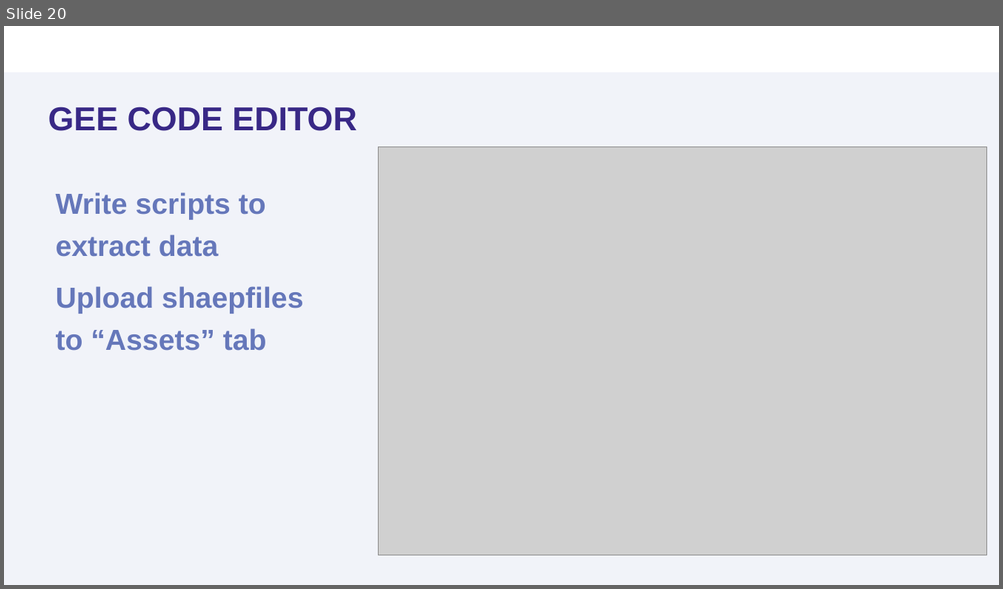
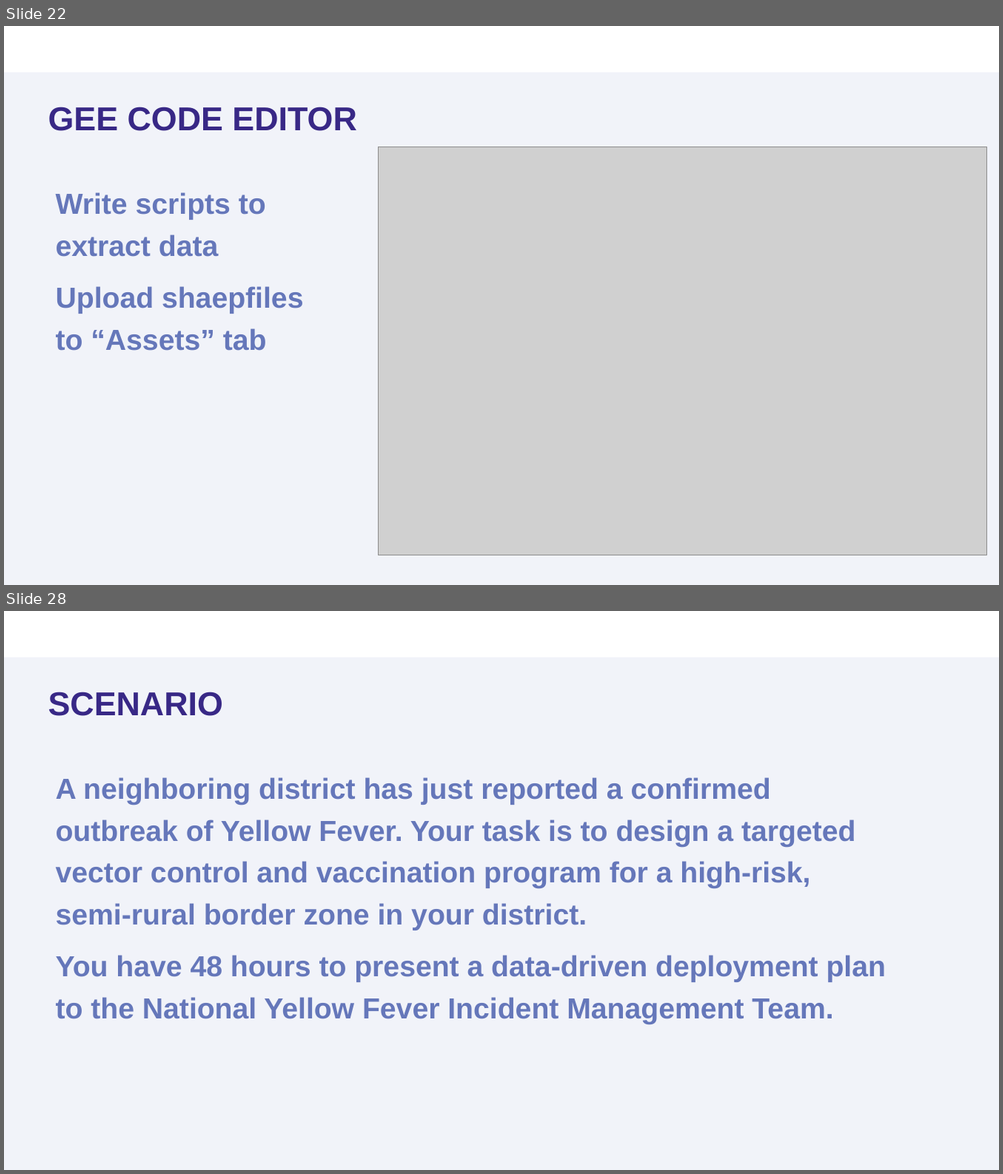
Before and after one commit to sooyoung1021/Module-5-Open-Source-Data, a slide deck: presentations/Module 5_Open Source Data.pptx. Shown one above the other, each under a label of ours: slide 20 before the commit, slides 22 and 28 after it; the slides between them are not shown. The pictures are 1003x589 and 1003x1174 pixels, drawn with LibreOffice and Linux fonts; fonts in the diff are those of the drawing; grey boxes stand for pictures; background and template pictures are left out. Boxes give left, top, right and bottom in pixels: in the first picture for what was removed or moved away, otherwise in the second. Text is boxed around its words. In the diff, an @@ line names an element or a change of style, - is before the commit and + after.

```diff
--- a/presentations/Module 5_Open Source Data.pptx
+++ b/presentations/Module 5_Open Source Data.pptx
@@ slide 28 added at (4, 611, 999, 1170), background #FFFFFF; not listed: 2 template elements that a slide beside it also shows @@
@@ title added at (48, 692, 223, 716), 32 pt, text #382886, bold @@
+SCENARIO
@@ text added at (56, 777, 885, 1025), 28 pt, text #6577BA, bold @@
+A neighboring district has just reported a confirmed outbreak of Yellow Fever. Your task is to design a targeted vector control and vaccination program for a high-risk, semi-rural border zone in your district.
+You have 48 hours to present a data-driven deployment plan to the National Yellow Fever Incident Management Team.
@@ what was slide 20 is now slide 22 @@
```
Also in this commit, not shown: 9 slides changed, 11 other slides added, 4 slides removed, 1 other file.
